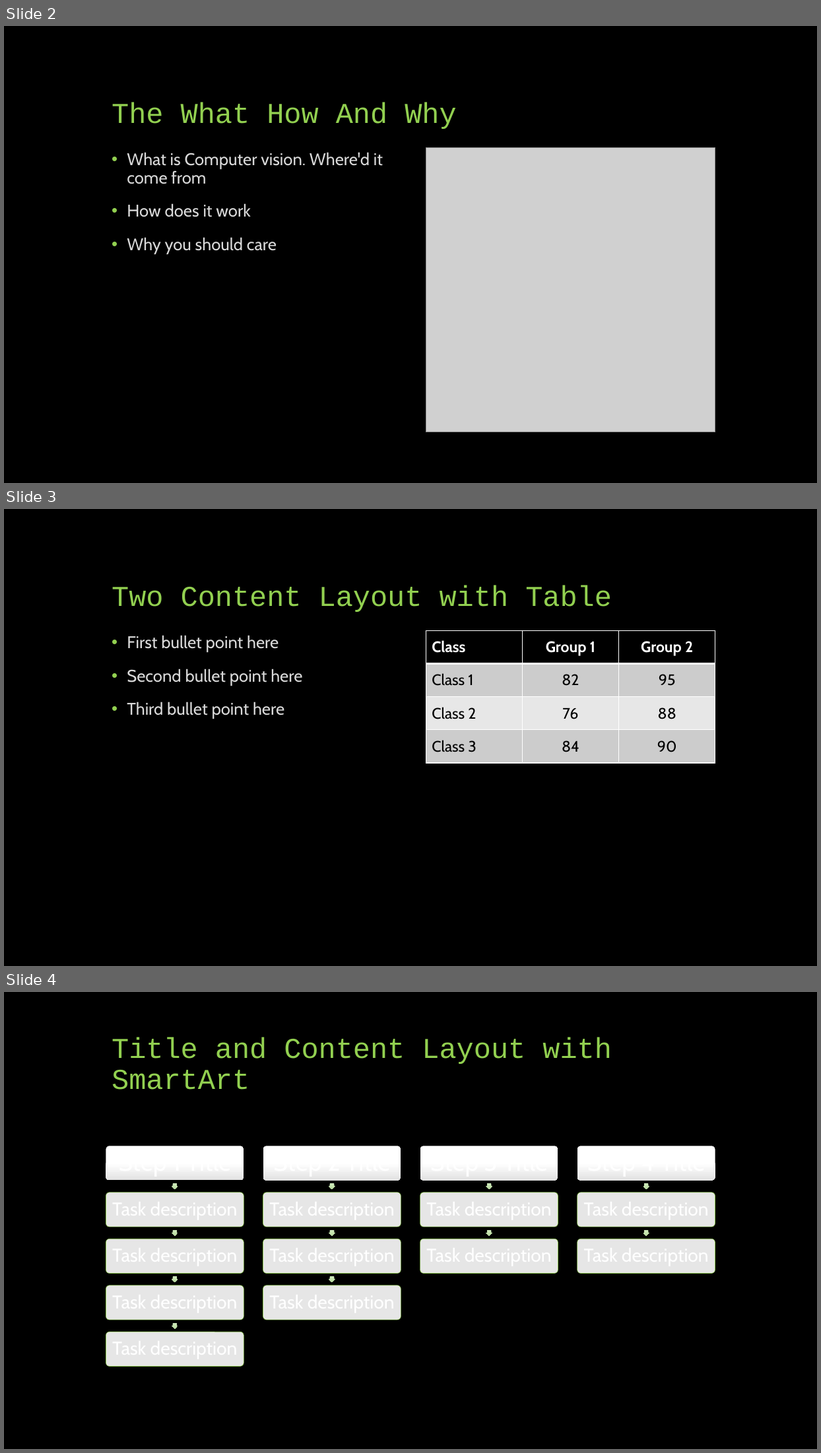
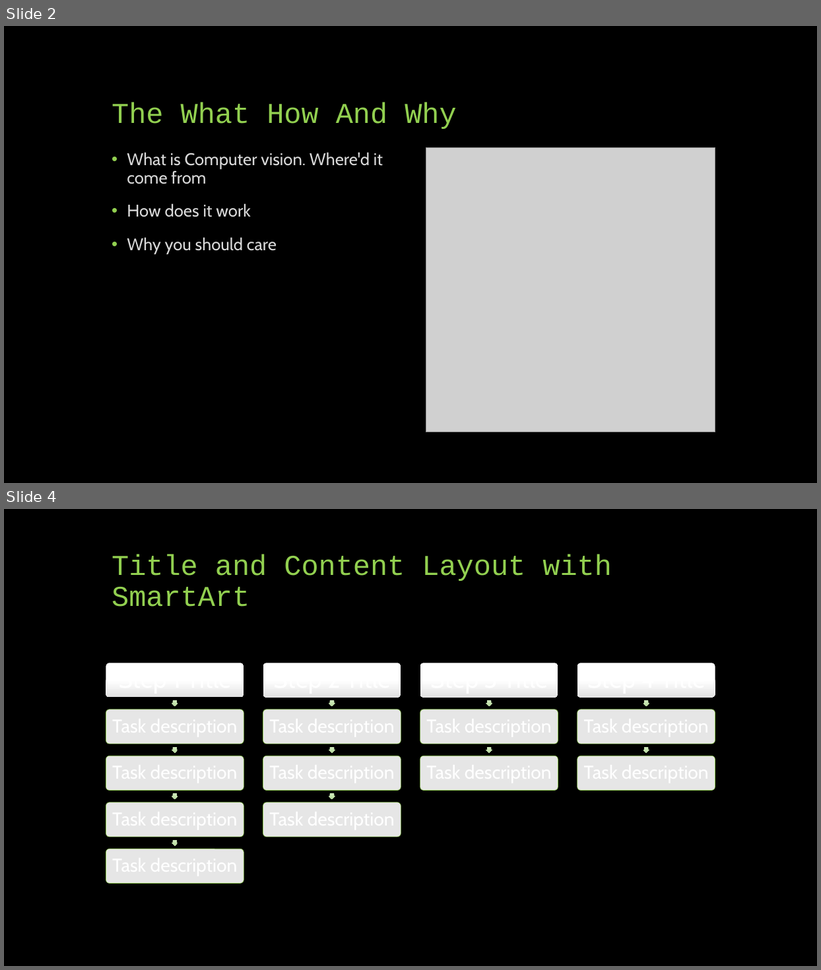
Before and after one commit to Karna-A/Sys-Engineering, a slide deck: SAC 2/Computer Vision.pptx. Shown one above the other, each under a label of ours: slides 2, 3 and 4 before the commit, slides 2 and 4 after it; the slides between them are not shown. The pictures are 821x1453 and 821x970 pixels, drawn with LibreOffice and Linux fonts; fonts in the diff are those of the drawing; grey boxes stand for pictures. Boxes give left, top, right and bottom in pixels: in the first picture for what was removed or moved away, otherwise in the second. Text is boxed around its words. In the diff, an @@ line names an element or a change of style, - is before the commit and + after.

```diff
--- a/SAC 2/Computer Vision.pptx
+++ b/SAC 2/Computer Vision.pptx
@@ slide 3 removed at [4,509,817,966], background #000000 @@
@@ title removed at [112,585,612,612] @@
-Two Content Layout with Table
@@ text removed at [127,635,302,719] @@
-• First bullet point here
-• Second bullet point here
-• Third bullet point here
@@ table removed at [426,631,715,763], 4 rows, 3 columns @@
-Class | Group 1 | Group 2
-Class 1 | 82 | 95
-Class 2 | 76 | 88
-Class 3 | 84 | 90
```
Also in this commit, not shown: 1 slide added, 2 other files.
